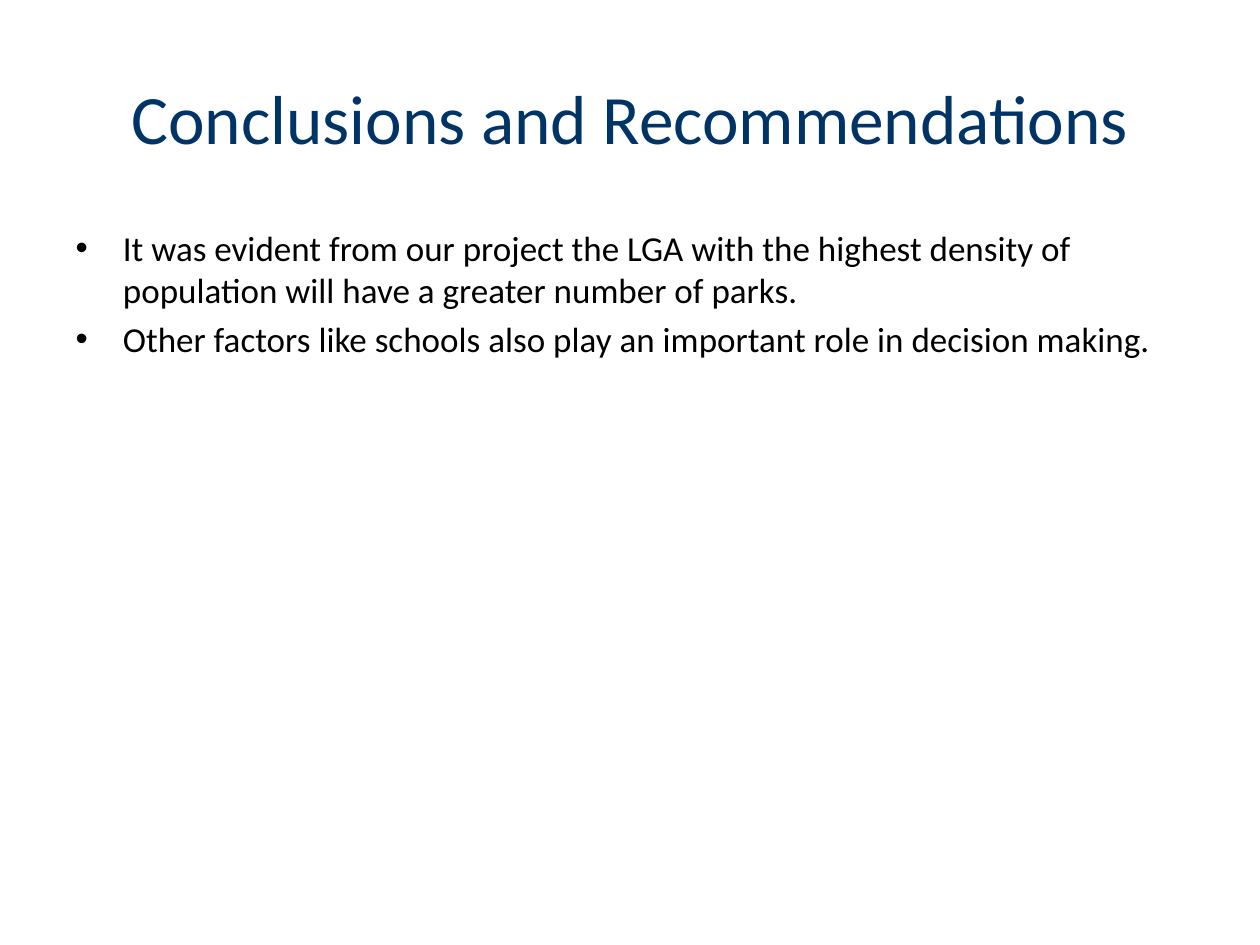
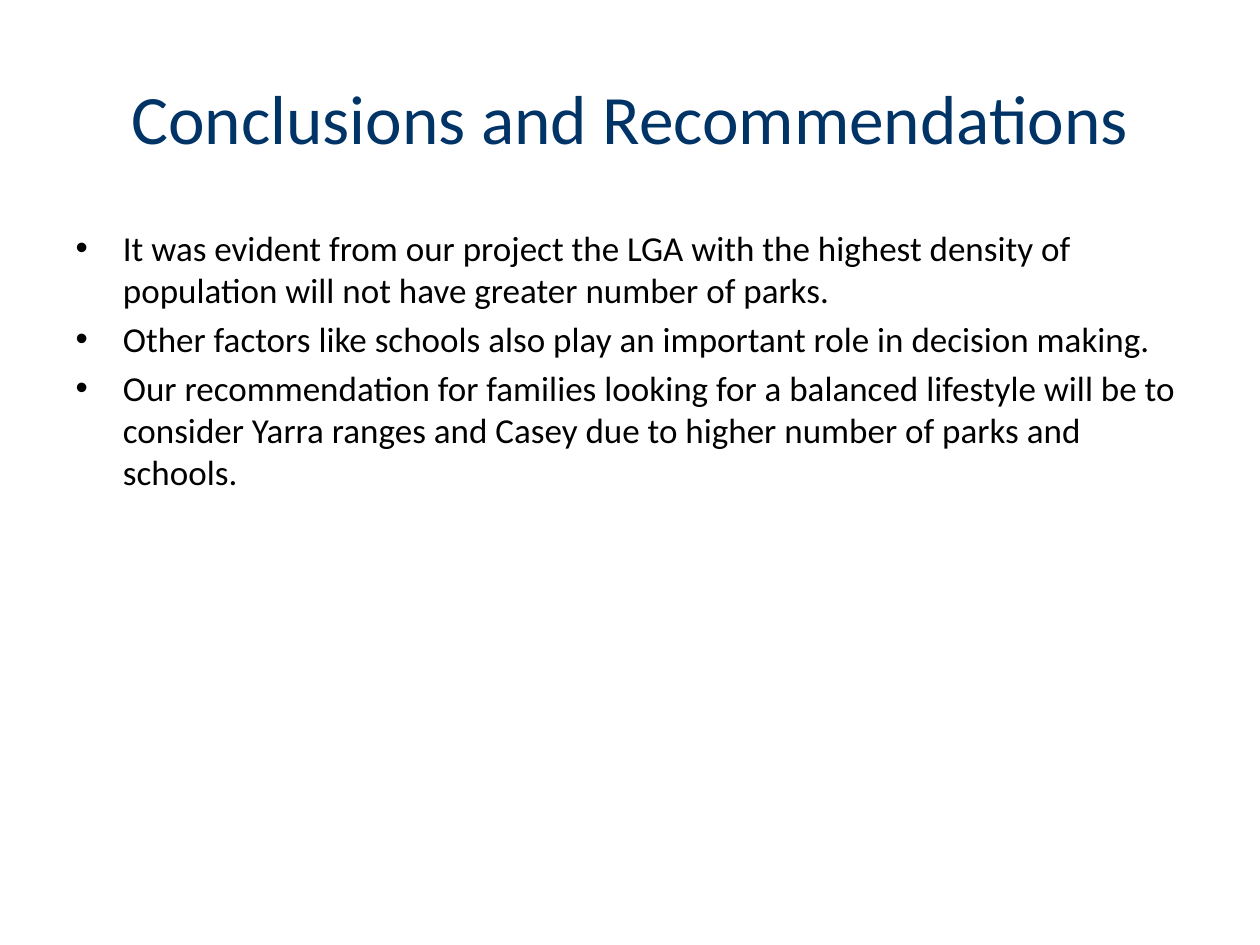
Before and after one commit to au-jr/Group-Project-1, a slide deck: slide 13 of PPT_WIP.pptx (slide 11 before the commit). Drawn at 1260x945 pixels with LibreOffice and Linux fonts; fonts in the diff are those of the drawing. Boxes give left, top, right and bottom in pixels: in the first picture for what was removed or moved away, otherwise in the second. Text is boxed around its words. In the diff, an @@ line names an element or a change of style, - is before the commit and + after.

```diff
--- a/PPT_WIP.pptx
+++ b/PPT_WIP.pptx
@@ text at [123,236,1070,309]: text changed @@
-• It was evident from our project the LGA with the highest density of population will have a greater number of parks.
+• It was evident from our project the LGA with the highest density of population will not have greater number of parks.
@@ text at [123,376,1175,486]: paragraph added @@
+• Our recommendation for families looking for a balanced lifestyle will be to consider Yarra ranges and Casey due to higher number of parks and schools.
```
Also in this commit, not shown: 4 other slides changed, 4 slides added, 2 slides removed.
